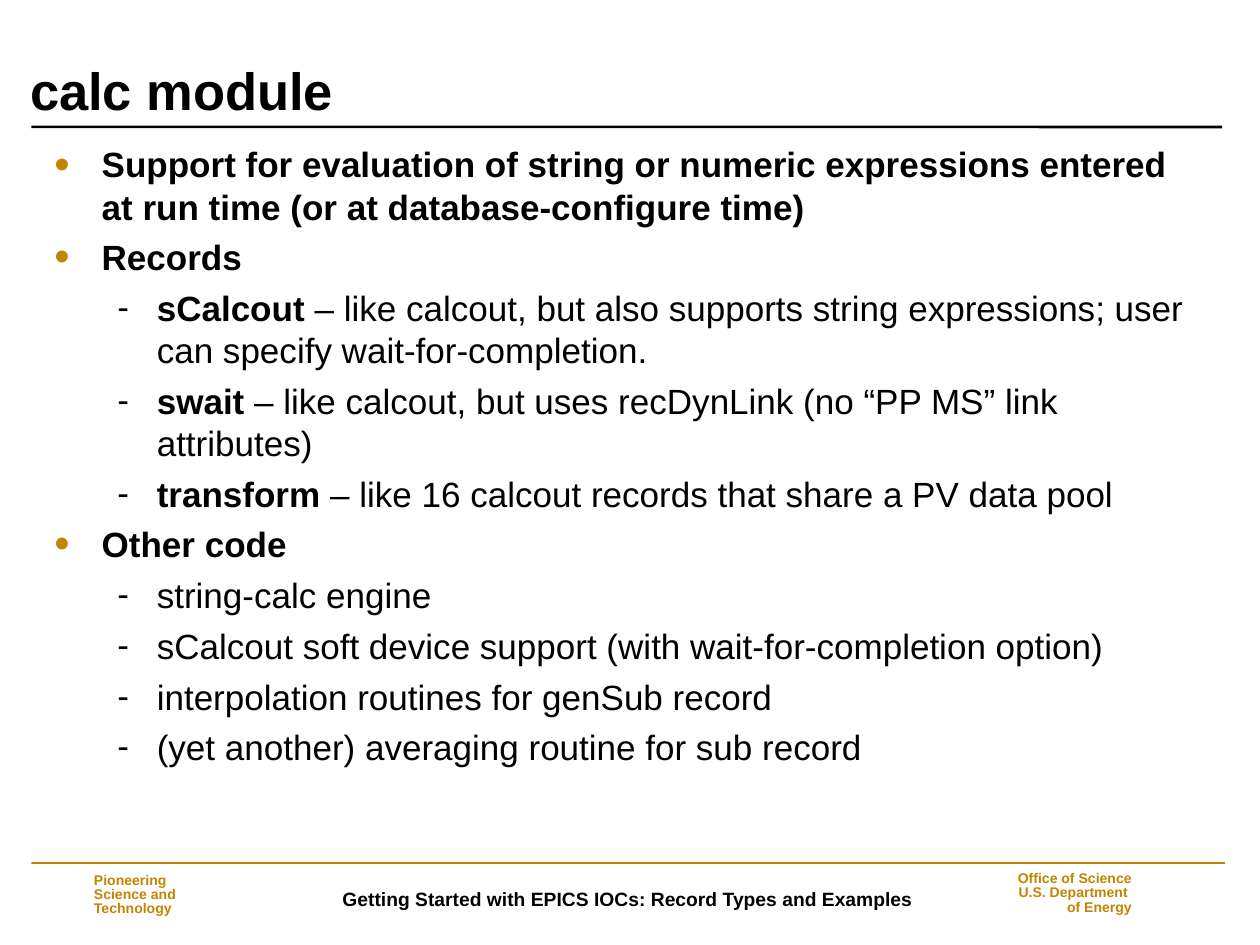
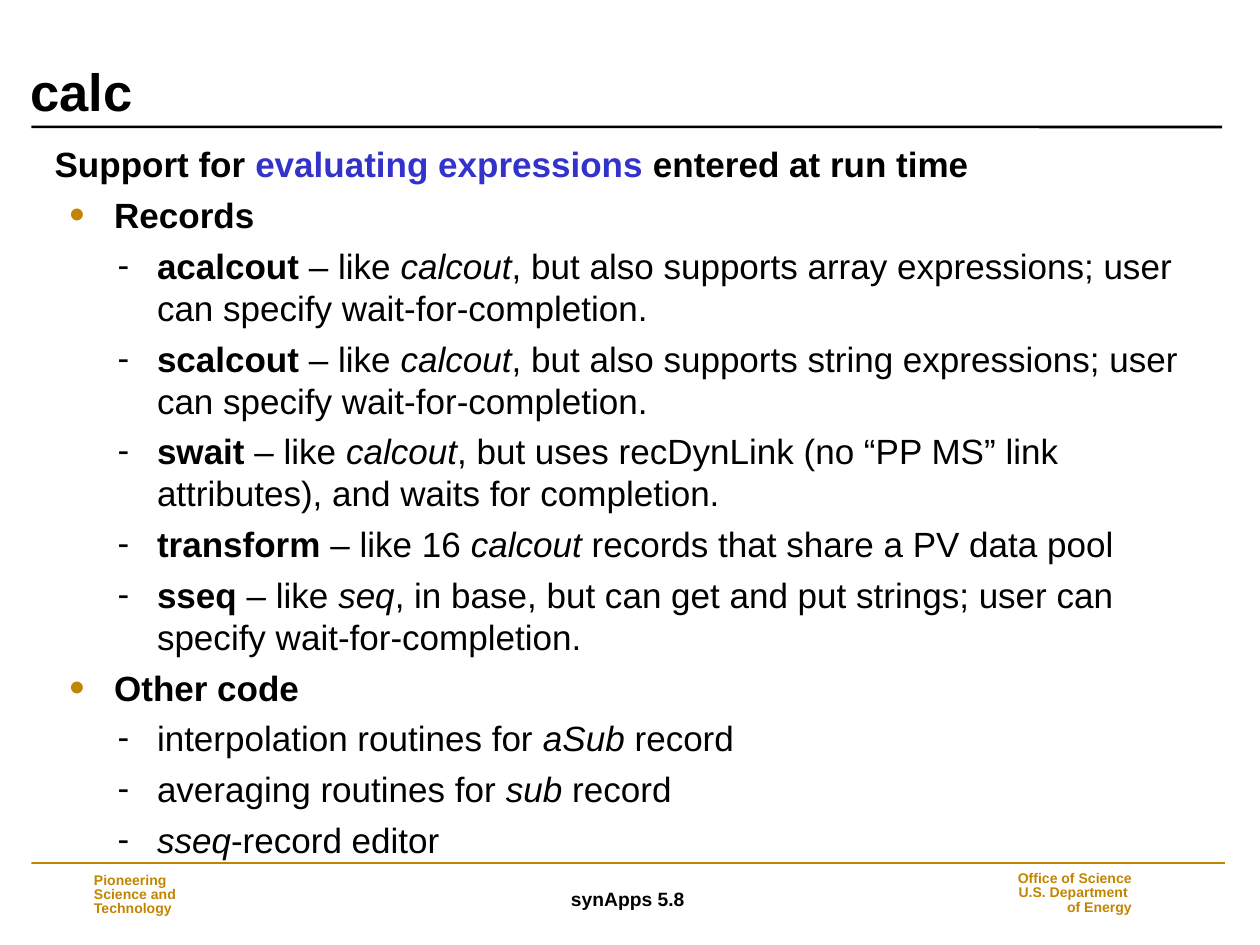
Before and after one commit to EPICS-synApps/support, a slide deck: slide 11 of documentation/IntroToSynApps.ppt (slide 9 before the commit). Drawn at 1260x945 pixels with LibreOffice and Linux fonts; fonts in the diff are those of the drawing; background and template pictures are left out. Boxes give left, top, right and bottom in pixels: in the first picture for what was removed or moved away, otherwise in the second. Text is boxed around its words. In the diff, an @@ line names an element or a change of style, - is before the commit and + after.

Commit message:
synApps_5_8

```diff
--- a/documentation/IntroToSynApps.ppt
+++ b/documentation/IntroToSynApps.ppt
@@ title at (x1=30, y1=73, x2=132, y2=112): text changed @@
-calc module
+calc
@@ text at (x1=55, y1=151, x2=968, y2=184): text changed @@
-• Support for evaluation of string or numeric expressions entered at run time (or at database-configure time)
+Support for evaluating expressions entered at run time
@@ text at (x1=114, y1=202, x2=1113, y2=702): italic on in "calcout"; indent changed @@
@@ text at (x1=157, y1=253, x2=1177, y2=513): text changed @@
-  – sCalcout – like calcout, but also supports string expressions; user can specify wait-for-completion.
-  – swait – like calcout, but uses recDynLink (no “PP MS” link attributes)
+  – acalcout – like calcout, but also supports array expressions; user can specify wait-for-completion.
+  – scalcout – like calcout, but also supports string expressions; user can specify wait-for-completion.
+  – swait – like calcout, but uses recDynLink (no “PP MS” link attributes), and waits for completion.
@@ text at (x1=157, y1=582, x2=1113, y2=657): paragraph added @@
+  – sseq – like seq, in base, but can get and put strings; user can specify wait-for-completion.
@@ text at (x1=157, y1=725, x2=734, y2=860): text changed @@
-  – string-calc engine
-  – sCalcout soft device support (with wait-for-completion option)
-  – interpolation routines for genSub record
-  – (yet another) averaging routine for sub record
+  – interpolation routines for aSub record
+  – averaging routines for sub record
+  – sseq-record editor
@@ text at (x1=571, y1=892, x2=685, y2=910): text changed @@
-Getting Started with EPICS IOCs: Record Types and Examples
+synApps 5.8
```
Also in this commit, not shown: 36 other slides changed, 13 slides added, 4 slides removed.
